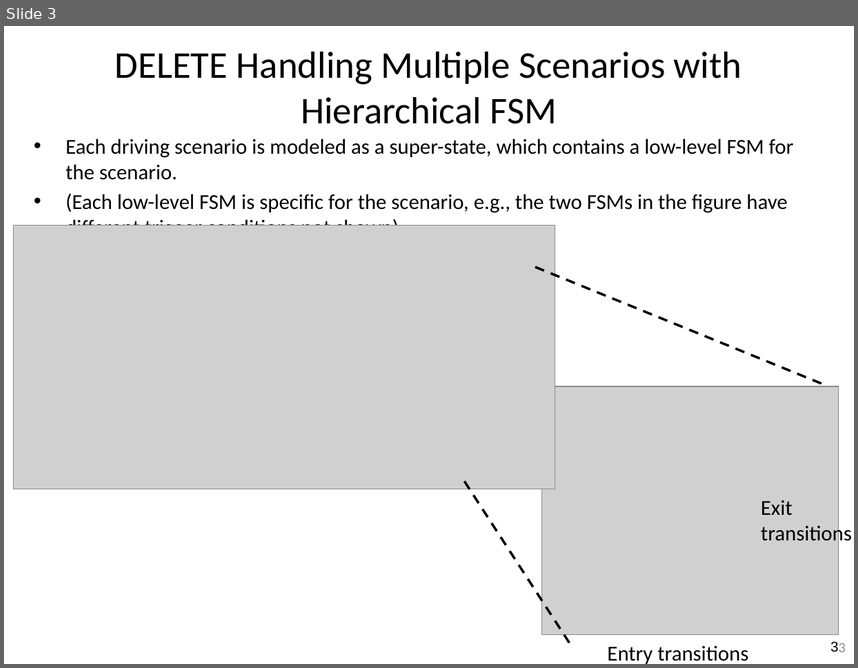
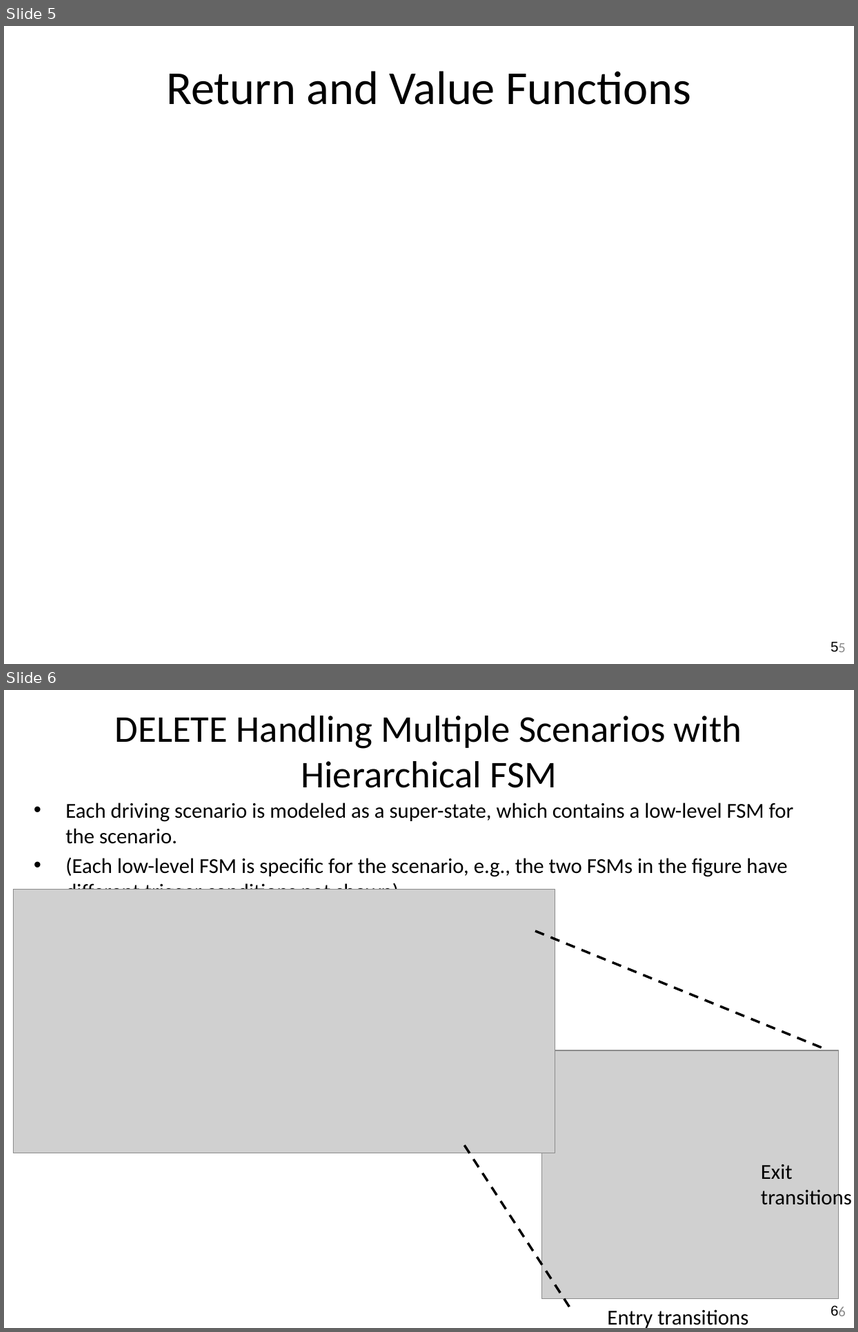
Before and after one commit to guzonghua/saav, a slide deck: PPTs/bak/UMU SDC TODO.pptx. Shown one above the other, each under a label of ours: slide 3 before the commit, slides 5 and 6 after it. The pictures are 858x668 and 858x1332 pixels, drawn with LibreOffice and Linux fonts; fonts in the diff are those of the drawing; grey boxes stand for pictures. Boxes give left, top, right and bottom in pixels: in the first picture for what was removed or moved away, otherwise in the second. Text is boxed around its words. In the diff, an @@ line names an element or a change of style, - is before the commit and + after.

```diff
--- a/PPTs/bak/UMU SDC TODO.pptx
+++ b/PPTs/bak/UMU SDC TODO.pptx
@@ slide 5 added at <box>4,26,854,664</box>, background #FFFFFF; not listed: 1 template element that a slide beside it also shows @@
@@ title added at <box>166,71,691,105</box>, 40 pt, text #000000 @@
+Return and Value Functions
@@ page number added at <box>831,641,838,652</box>, 12 pt, text #000000 @@
+5
@@ what was slide 3 is now slide 6 @@
@@ page number at <box>831,1305,838,1316</box>: text changed @@
-3
+6
@@ page number at <box>838,1306,845,1316</box>: text changed @@
-3
+6
```
Also in this commit, not shown: 3 other slides added, 1 slide removed, 6 other files.
